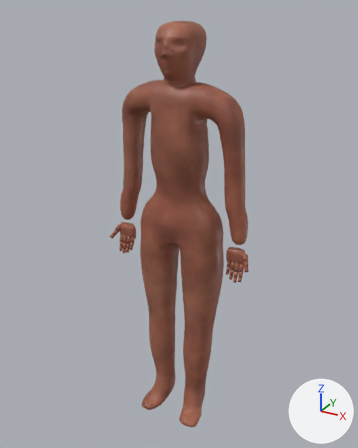
One commit to the Blender file assets/characters/source/heroi_julia/heroi_julia_pbr.blend: the scene before it, then after it.
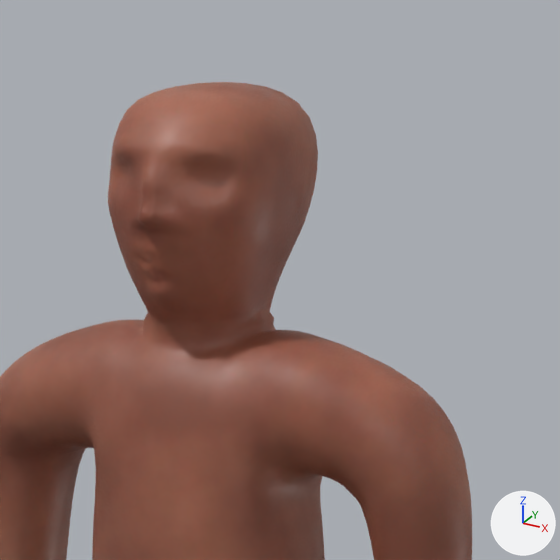
Each version appears first whole from a camera (50 mm lens) standing at (0.904, -1.657, 1.779) and looking at (-0.017, 0.017, 0.942), and next in a close-up on the part from 36% to 75% of the width and 0% to 31% of the height. Arrows for +X, +Y and +Z are at lower right; the lights stay in place. The last two pictures show the newer version.

In view in the first close-up: 'JuliaBase'.
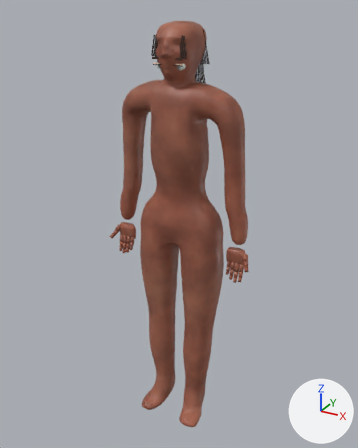
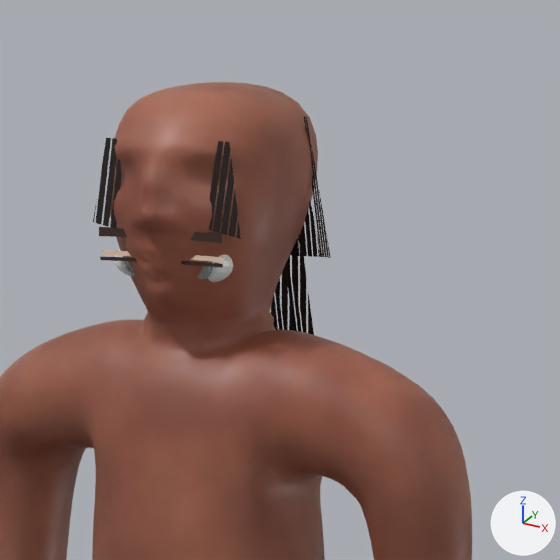
Location of each change, (x1, y1, x2, y2) in pixels of the close-ups (560 x 560 px):
'franja_4', added: after (208, 141, 241, 239)
'franja_1', added: after (93, 138, 122, 228)
'rabo_mecha_5', added: after (287, 232, 314, 335)
'rabo_mecha_4', added: after (273, 262, 295, 331)
'calota_6', added: after (304, 117, 331, 258)
'calota_5', added: after (295, 202, 321, 257)
'esclera_l', added: after (208, 255, 233, 282)
'sobrancelha_l', added: after (190, 232, 222, 243)
'sobrancelha_r', added: after (99, 227, 127, 237)
'palpebra_sup_l', added: after (190, 255, 224, 262)
'cilios_l', added: after (181, 261, 223, 268)
'cornea_l', added: after (198, 261, 212, 280)
'palpebra_sup_r', added: after (102, 250, 131, 256)
'cilios_r', added: after (100, 257, 137, 262)
'cornea_r', added: after (122, 256, 135, 275)
'esclera_r', added (mostly hidden): after (115, 249, 132, 277)
'rabo_mecha_3', added (mostly hidden): after (271, 299, 276, 329)
'calota_4', added (mostly hidden): after (290, 242, 299, 256)

Diff of the bpy script that builds the scene:
```diff
--- a/assets/characters/source/heroi_julia/heroi_julia_pbr.blend.py
+++ b/assets/characters/source/heroi_julia/heroi_julia_pbr.blend.py
@@ mat_cabelojulia_alpha_scissor @@
+mat_cabelojulia_alpha_scissor = bpy.data.materials.new('CabeloJulia_alpha_scissor')
+# uses the picture img_julia_cabelo_alpha
@@ me_palpebra_sup_r @@
+me_palpebra_sup_r.from_pydata([(-0.061, -0.094, 1.593), (-0.008, -0.095, 1.594), (-0.008, -0.094, 1.598), (-0.061, -0.093, 1.597)], [], [(0, 1, 2, 3)])
+me_palpebra_sup_r.materials.append(mat_pelejulia)  # beige #dfbfaa
@@ me_cilios_r @@
+me_cilios_r.from_pydata([(-0.061, -0.096, 1.589), (-0.008, -0.097, 1.59), (-0.008, -0.097, 1.593), (-0.061, -0.096, 1.592)], [], [(0, 1, 2, 3)])
+me_cilios_r.materials.append(mat_sobrancelha_cilios)  # brown #351d14
@@ me_sobrancelha_r @@
+me_sobrancelha_r.from_pydata([(-0.061, -0.098, 1.609), (-0.008, -0.099, 1.611), (-0.008, -0.098, 1.616), (-0.061, -0.097, 1.617)], [], [(0, 1, 2, 3)])
+me_sobrancelha_r.materials.append(mat_sobrancelha_cilios)  # brown #351d14
@@ me_palpebra_sup_l @@
+me_palpebra_sup_l.from_pydata([(0.061, -0.094, 1.593), (0.008, -0.095, 1.594), (0.008, -0.094, 1.598), (0.061, -0.093, 1.597)], [], [(0, 1, 2, 3)])
+me_palpebra_sup_l.materials.append(mat_pelejulia)  # beige #dfbfaa
@@ me_cilios_l @@
+me_cilios_l.from_pydata([(0.061, -0.096, 1.589), (0.008, -0.097, 1.59), (0.008, -0.097, 1.593), (0.061, -0.096, 1.592)], [], [(0, 1, 2, 3)])
+me_cilios_l.materials.append(mat_sobrancelha_cilios)  # brown #351d14
@@ me_sobrancelha_l @@
+me_sobrancelha_l.from_pydata([(0.061, -0.098, 1.609), (0.008, -0.099, 1.611), (0.008, -0.098, 1.616), (0.061, -0.097, 1.617)], [], [(0, 1, 2, 3)])
+me_sobrancelha_l.materials.append(mat_sobrancelha_cilios)  # brown #351d14
@@ ob_rabo_mecha_5 @@
+ob_rabo_mecha_5 = bpy.data.objects.new('rabo_mecha_5', me_rabo_mecha_5)  # 4 vertices, 1 face; spans x 0.013..0.059, y 0.08..0.129, z 1.455..1.635
+ob_rabo_mecha_5.location = (0.0, 0.0, 0.0)
@@ ob_rabo_mecha_4 @@
+ob_rabo_mecha_4 = bpy.data.objects.new('rabo_mecha_4', me_rabo_mecha_4)  # 4 vertices, 1 face; spans x -0.005..0.041, y 0.08..0.123, z 1.455..1.635
+ob_rabo_mecha_4.location = (0.0, 0.0, 0.0)
@@ ob_rabo_mecha_3 @@
+ob_rabo_mecha_3 = bpy.data.objects.new('rabo_mecha_3', me_rabo_mecha_3)  # 4 vertices, 1 face; spans x -0.023..0.023, y 0.08..0.117, z 1.455..1.635
+ob_rabo_mecha_3.location = (0.0, 0.0, 0.0)
@@ ob_calota_6 @@
+ob_calota_6 = bpy.data.objects.new('calota_6', me_calota_6)  # 4 vertices, 1 face; spans x 0.0737..0.091, y 0.02..0.055, z 1.585..1.705
+ob_calota_6.location = (0.0, 0.0, 0.0)
@@ ob_calota_5 @@
+ob_calota_5 = bpy.data.objects.new('calota_5', me_calota_5)  # 4 vertices, 1 face; spans x 0.0501..0.0831, y 0.02..0.055, z 1.585..1.705
+ob_calota_5.location = (0.0, 0.0, 0.0)
@@ ob_calota_4 @@
+ob_calota_4 = bpy.data.objects.new('calota_4', me_calota_4)  # 4 vertices, 1 face; spans x 0.0177..0.0607, y 0.02..0.055, z 1.585..1.705
+ob_calota_4.location = (0.0, 0.0, 0.0)
@@ ob_franja_4 @@
+ob_franja_4 = bpy.data.objects.new('franja_4', me_franja_4)  # 4 vertices, 1 face; spans x 0.037..0.078, y -0.0921..-0.0881, z 1.612..1.69
+ob_franja_4.location = (0.0, 0.0, 0.0)
@@ ob_franja_1 @@
+ob_franja_1 = bpy.data.objects.new('franja_1', me_franja_1)  # 4 vertices, 1 face; spans x -0.074..-0.033, y -0.09..-0.086, z 1.612..1.69
+ob_franja_1.location = (0.0, 0.0, 0.0)
@@ ob_palpebra_sup_r @@
+ob_palpebra_sup_r = bpy.data.objects.new('palpebra_sup_r', me_palpebra_sup_r)
+ob_palpebra_sup_r.location = (0.0, 0.0, 0.0)
@@ ob_cilios_r @@
+ob_cilios_r = bpy.data.objects.new('cilios_r', me_cilios_r)
+ob_cilios_r.location = (0.0, 0.0, 0.0)
@@ ob_sobrancelha_r @@
+ob_sobrancelha_r = bpy.data.objects.new('sobrancelha_r', me_sobrancelha_r)
+ob_sobrancelha_r.location = (0.0, 0.0, 0.0)
@@ ob_cornea_r @@
+ob_cornea_r = bpy.data.objects.new('cornea_r', me_sphere_005)  # 114 vertices, 128 faces; spans x -0.0115..0.0115, y -0.0017..0.0017, z -0.0115..0.0115; in mat_olho_cornea_refractionbarata (white #f6fdff)
+ob_cornea_r.location = (-0.034, -0.086, 1.588)
@@ ob_esclera_r @@
+ob_esclera_r = bpy.data.objects.new('esclera_r', me_sphere_003)  # a UV sphere (20 segments, 10 rings, poles along z) spanning x -0.025..0.025, y -0.01..0.01, z -0.015..0.015; in mat_olho_esclera (white #eaefea)
+ob_esclera_r.location = (-0.034, -0.074, 1.588)
@@ ob_palpebra_sup_l @@
+ob_palpebra_sup_l = bpy.data.objects.new('palpebra_sup_l', me_palpebra_sup_l)
+ob_palpebra_sup_l.location = (0.0, 0.0, 0.0)
@@ ob_cilios_l @@
+ob_cilios_l = bpy.data.objects.new('cilios_l', me_cilios_l)
+ob_cilios_l.location = (0.0, 0.0, 0.0)
@@ ob_sobrancelha_l @@
+ob_sobrancelha_l = bpy.data.objects.new('sobrancelha_l', me_sobrancelha_l)
+ob_sobrancelha_l.location = (0.0, 0.0, 0.0)
@@ ob_cornea_l @@
+ob_cornea_l = bpy.data.objects.new('cornea_l', me_sphere_005.copy())
+ob_cornea_l.location = (0.034, -0.086, 1.588)
@@ ob_esclera_l @@
+ob_esclera_l = bpy.data.objects.new('esclera_l', me_sphere_003.copy())
+ob_esclera_l.location = (0.034, -0.074, 1.588)
```
